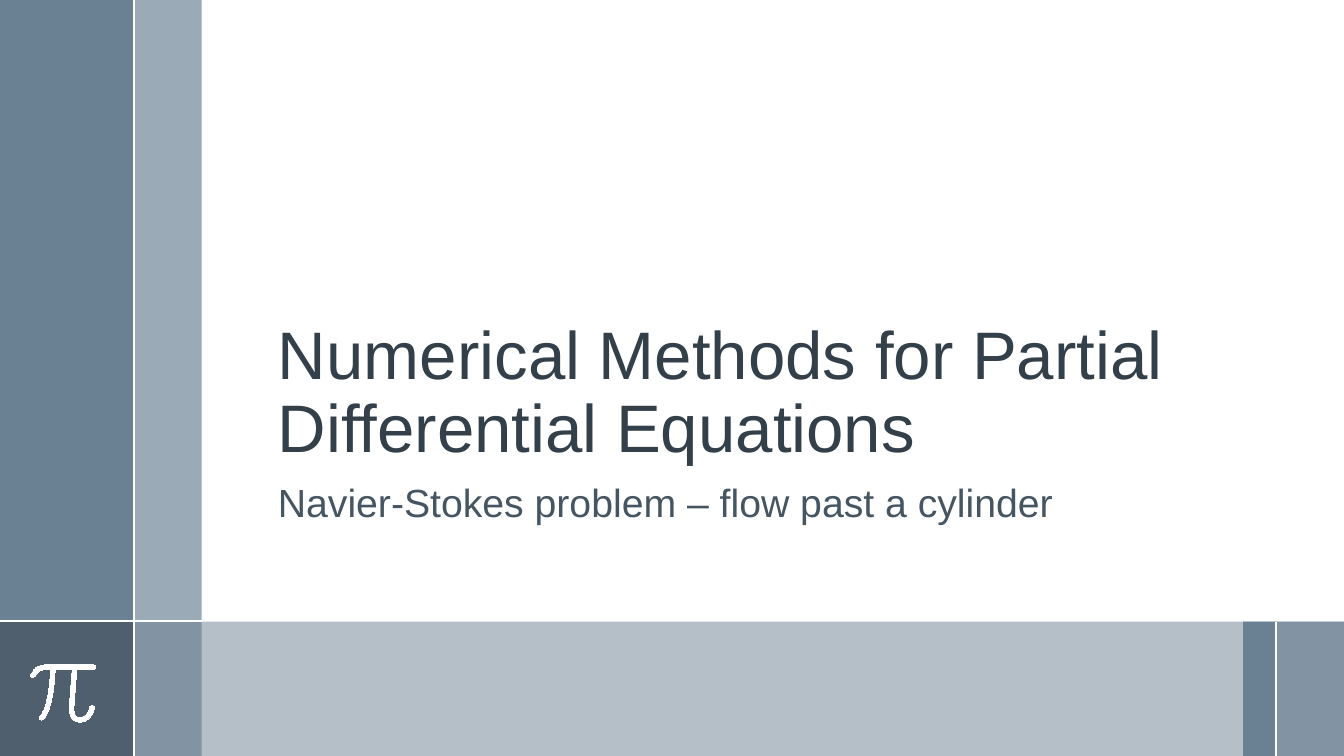
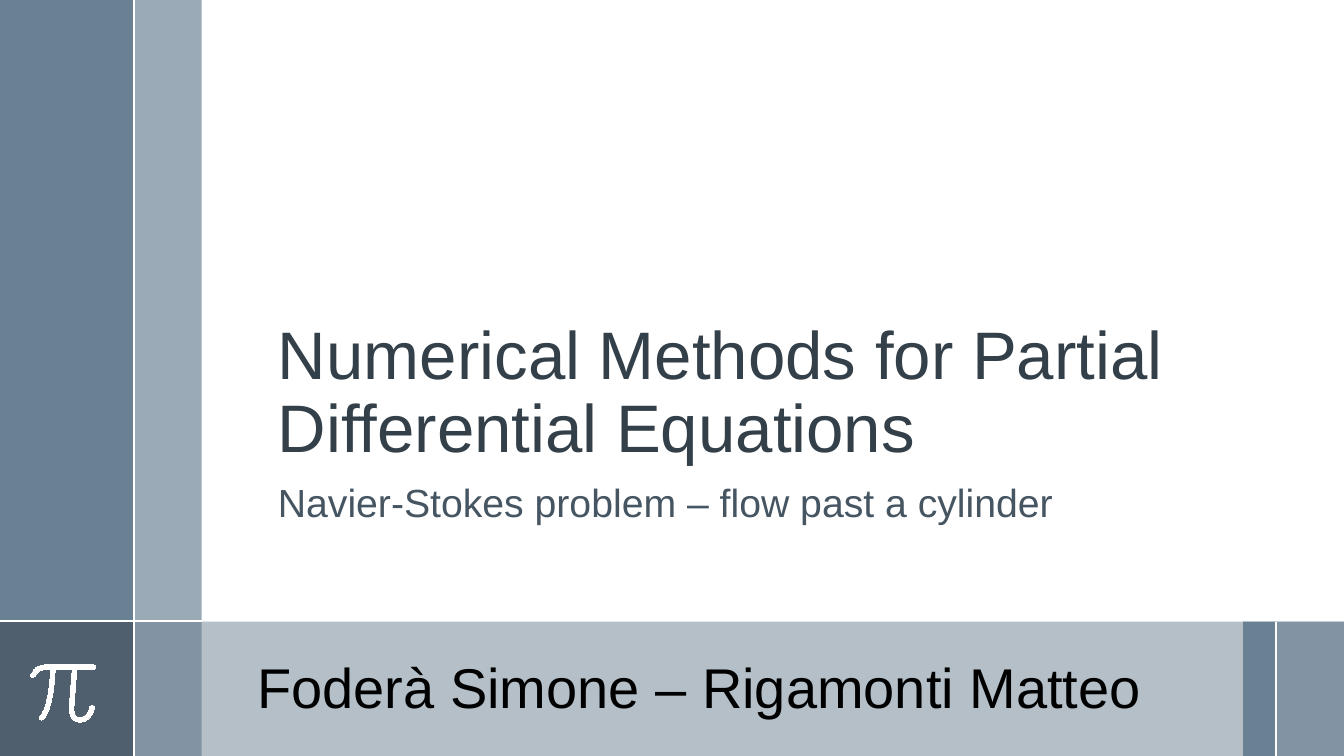
Before and after one commit to simone-fdr/navier-stokes, a slide deck: slide 1 of Presentatione_NMPDE_Navier_Stokes_temp.pptx. Drawn at 1344x756 pixels with LibreOffice and Linux fonts; fonts in the diff are those of the drawing. Boxes give left, top, right and bottom in pixels: in the first picture for what was removed or moved away, otherwise in the second. Text is boxed around its words. In the diff, an @@ line names an element or a change of style, - is before the commit and + after.

Commit message:
Add names to presentation

```diff
--- a/Presentatione_NMPDE_Navier_Stokes_temp.pptx
+++ b/Presentatione_NMPDE_Navier_Stokes_temp.pptx
@@ text added at bbox=[257, 666, 1141, 718], 40 pt, text #000000 @@
+Foderà Simone – Rigamonti Matteo
```
Also in this commit, not shown: 1 other file.
